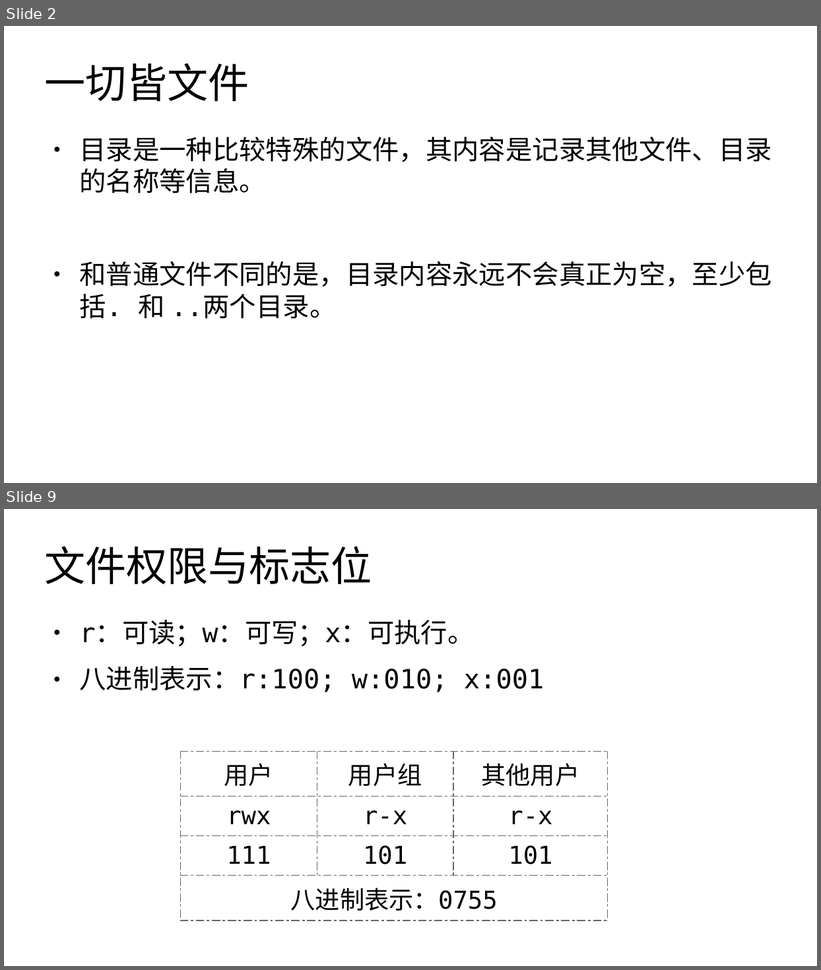
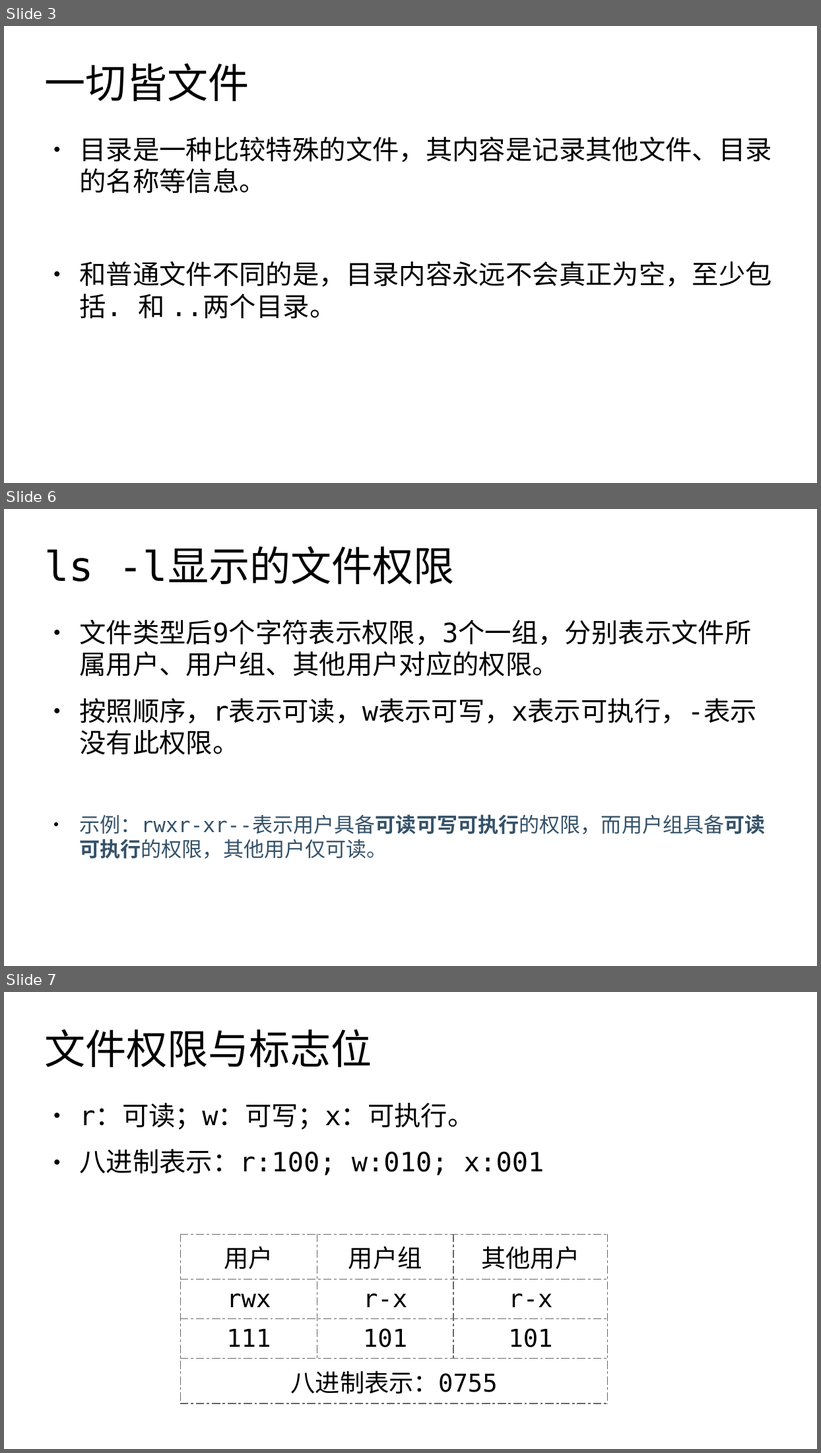
Before and after one commit to master-genius/linux-system, a slide deck: materials/slides/ch04-file-mode.odp. Shown one above the other, each under a label of ours: slides 2 and 9 before the commit, slides 3, 6 and 7 after it; the slides between them are not shown. The pictures are 821x970 and 821x1453 pixels, drawn with LibreOffice and Linux fonts; fonts in the diff are those of the drawing. Boxes give left, top, right and bottom in pixels: in the first picture for what was removed or moved away, otherwise in the second. Text is boxed around its words. In the diff, an @@ line names an element or a change of style, - is before the commit and + after.

```diff
--- a/materials/slides/ch04-file-mode.odp
+++ b/materials/slides/ch04-file-mode.odp
@@ slide 6 added at (4,509,817,966), background #FFFFFF @@
@@ title added at (45,547,455,584), 40 pt, text #000000 @@
+ls -l显示的文件权限
@@ text added at (79,620,765,859), 26 pt, text #000000 @@
+● 文件类型后9个字符表示权限，3个一组，分别表示文件所属用户、用户组、其他用户对应的权限。
+● 按照顺序，r表示可读，w表示可写，x表示可执行，-表示没有此权限。
+● 示例：rwxr-xr--表示用户具备可读可写可执行的权限，而用户组具备可读可执行的权限，其他用户仅可读。
@@ what was slide 2 is now slide 3 @@
@@ what was slide 9 is now slide 7 @@
```
Also in this commit, not shown: 1 slide changed, 4 other slides added, 6 other files.
